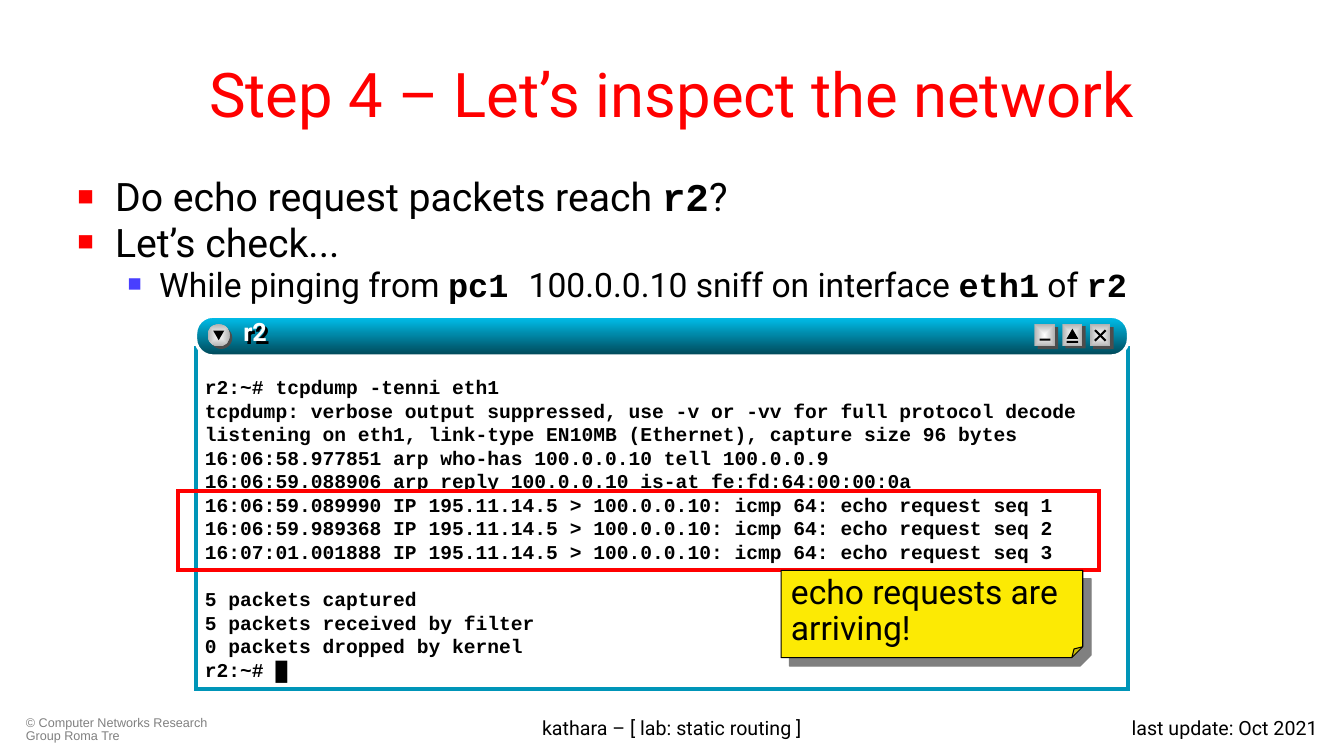
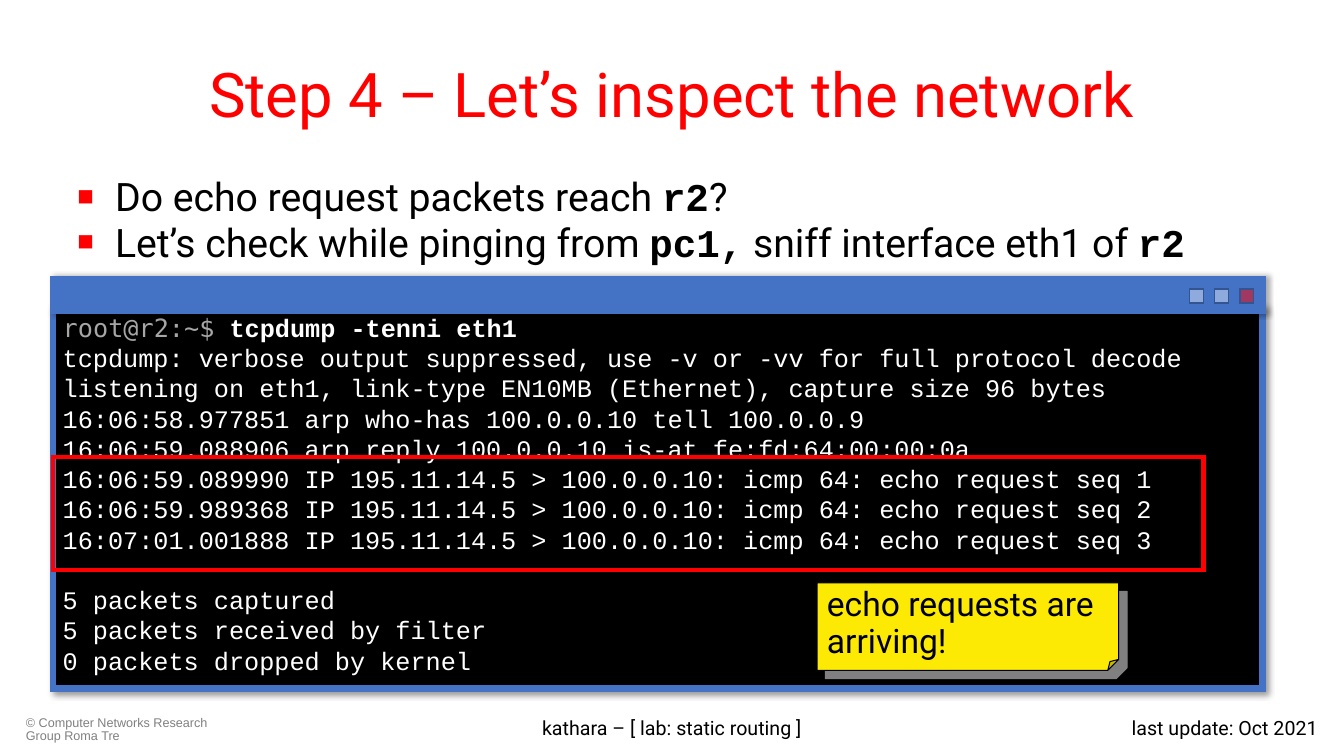
Before and after one commit to KatharaFramework/Kathara-Labs, a slide deck: slide 12 of main-labs/basic-topics/static-routing/004-kathara-lab_static-routing.pptx. Drawn at 1344x756 pixels with LibreOffice and Linux fonts; fonts in the diff are those of the drawing. Boxes give left, top, right and bottom in pixels: in the first picture for what was removed or moved away, otherwise in the second. Text is boxed around its words. In the diff, an @@ line names an element or a change of style, - is before the commit and + after.

```diff
--- a/main-labs/basic-topics/static-routing/004-kathara-lab_static-routing.pptx
+++ b/main-labs/basic-topics/static-routing/004-kathara-lab_static-routing.pptx
@@ text at (115,227,1185,265): text changed; size 24 to 28 pt @@
-■ Let’s check...
-  ■ While pinging from pc1 100.0.0.10 sniff on interface eth1 of r2
+■ Let’s check while pinging from pc1, sniff interface eth1 of r2
@@ group added at (52,279,1262,311): 4 rectangles @@
@@ rectangle "root@r2:~$ tcpdump -tenni eth1": place and size @@
-rectangle "root@r2:~$ tcpdump -tenni eth1" at (205,380,1076,677)
+rectangle "root@r2:~$ tcpdump -tenni eth1" at (52,308,1262,689)
@@ rectangle "root@r2:~$ tcpdump -tenni eth1" at (52,308,1262,689): fill none to #000000; outline none to #4472C4 4.5 pt; shadow on @@
@@ text in rectangle at (63,318,517,343): text changed; size 14 to 18 pt; text colour #000000 to #FFFFFF @@
-r2:~# tcpdump -tenni eth1
+root@r2:~$ tcpdump -tenni eth1
@@ group removed at (196,317,1128,690): 7 rectangles, 4 lines, 2 ellipses, 2 triangles, 1 rounded rectangle, 1 text @@
-r2
@@ text in rectangle at (63,349,1182,676): size 14 to 18 pt, text colour #000000 to #FFFFFF, bold off @@
@@ rectangle: place and size @@
-rectangle at (177,491,1099,571)
+rectangle at (52,458,1204,571)
@@ folded corner "echo requests are arriving!": place and size @@
-folded corner "echo requests are arriving!" at (781,571,1083,658)
+folded corner "echo requests are arriving!" at (818,583,1119,670)
@@ text in rectangle at (205,664,264,677): paragraph removed @@
-r2:~# █
```
Also in this commit, not shown: 13 other slides changed, 1 other file.
